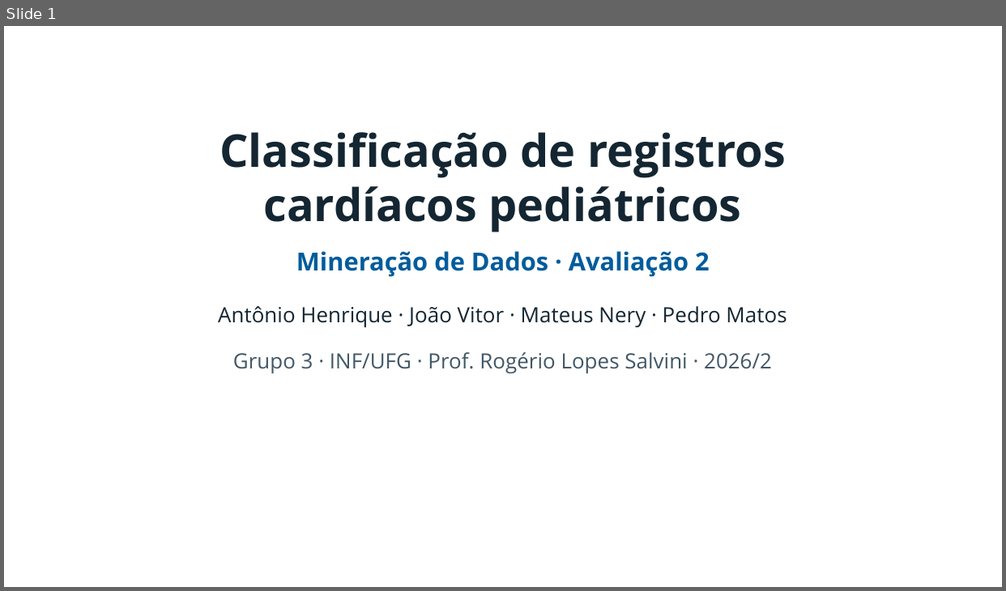
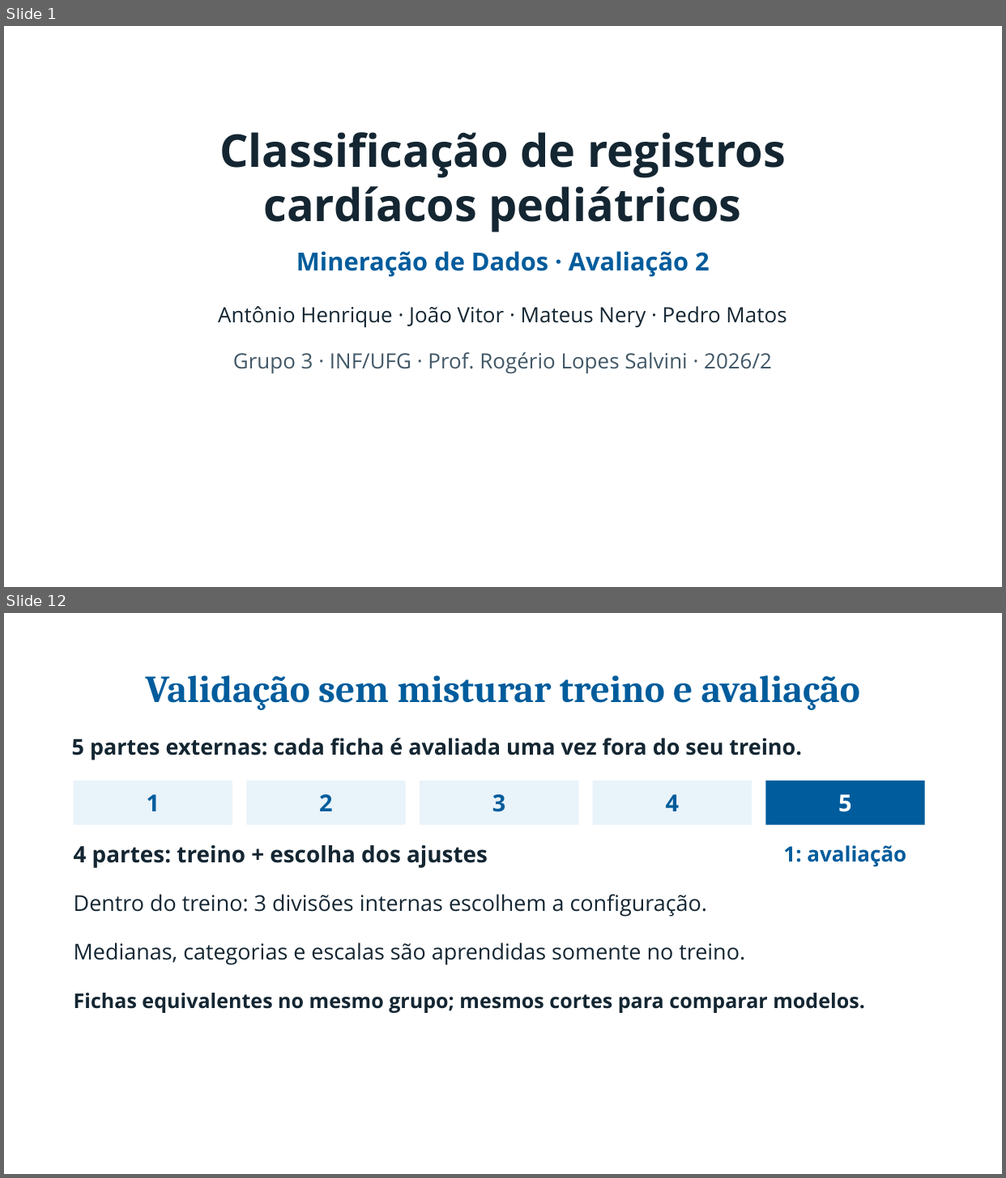
Before and after one commit to pedroafm06/Data-Mining, a slide deck: presentation/a2_inf/output/Apresentacao_A2_INF.pptx. Shown one above the other, each under a label of ours: slide 1 before the commit, slides 1 and 12 after it; the slides between them are not shown. The pictures are 1006x591 and 1006x1178 pixels, drawn with LibreOffice and Linux fonts; fonts in the diff are those of the drawing; background and template pictures are left out. Boxes give left, top, right and bottom in pixels: in the first picture for what was removed or moved away, otherwise in the second. Text is boxed around its words. In the diff, an @@ line names an element or a change of style, - is before the commit and + after.

```diff
--- a/presentation/a2_inf/output/Apresentacao_A2_INF.pptx
+++ b/presentation/a2_inf/output/Apresentacao_A2_INF.pptx
@@ slide 12 added at bbox=[4, 613, 1002, 1174], background picture (left out) @@
@@ text added at bbox=[146, 675, 860, 710], 36.8 pt, text #005C9C, bold @@
+Validação sem misturar treino e avaliação
@@ text added at bbox=[72, 738, 802, 760], 21 pt, text #142632, bold @@
+5 partes externas: cada ficha é avaliada uma vez fora do seu treino.
@@ rectangle added at bbox=[74, 781, 232, 825], fill #E9F3FA @@
@@ rectangle added at bbox=[246, 781, 405, 825], fill #E9F3FA @@
@@ rectangle added at bbox=[420, 781, 578, 825], fill #E9F3FA @@
@@ rectangle added at bbox=[592, 781, 751, 825], fill #E9F3FA @@
@@ rectangle added at bbox=[766, 781, 925, 825], fill #005C9C @@
@@ text added at bbox=[147, 794, 160, 811], 22.5 pt, text #005C9C, bold @@
+1
@@ text added at bbox=[319, 794, 332, 811], 22.5 pt, text #005C9C, bold @@
+2
@@ text added at bbox=[492, 794, 505, 812], 22.5 pt, text #005C9C, bold @@
+3
@@ text added at bbox=[666, 794, 679, 811], 22.5 pt, text #005C9C, bold @@
+4
@@ text added at bbox=[838, 794, 851, 812], 22.5 pt, text #FFFFFF, bold @@
+5
@@ text added at bbox=[74, 845, 488, 868], 21.8 pt, text #142632, bold @@
+4 partes: treino + escolha dos ajustes
@@ text added at bbox=[783, 845, 906, 867], 20.2 pt, text #005C9C, bold @@
+1: avaliação
@@ text added at bbox=[74, 894, 708, 917], 21 pt, text #142632 @@
+Dentro do treino: 3 divisões internas escolhem a configuração.
@@ text added at bbox=[74, 943, 745, 965], 21 pt, text #142632 @@
+Medianas, categorias e escalas são aprendidas somente no treino.
@@ text added at bbox=[74, 993, 865, 1013], 19.5 pt, text #142632, bold @@
+Fichas equivalentes no mesmo grupo; mesmos cortes para comparar modelos.
@@ text added at bbox=[37, 1127, 185, 1155], 15.8 pt, text #FFFFFF, italic @@
+12 / 22
```
Also in this commit, not shown: 4 other slides changed, 16 other slides added, 11 slides removed, 11 other files.
